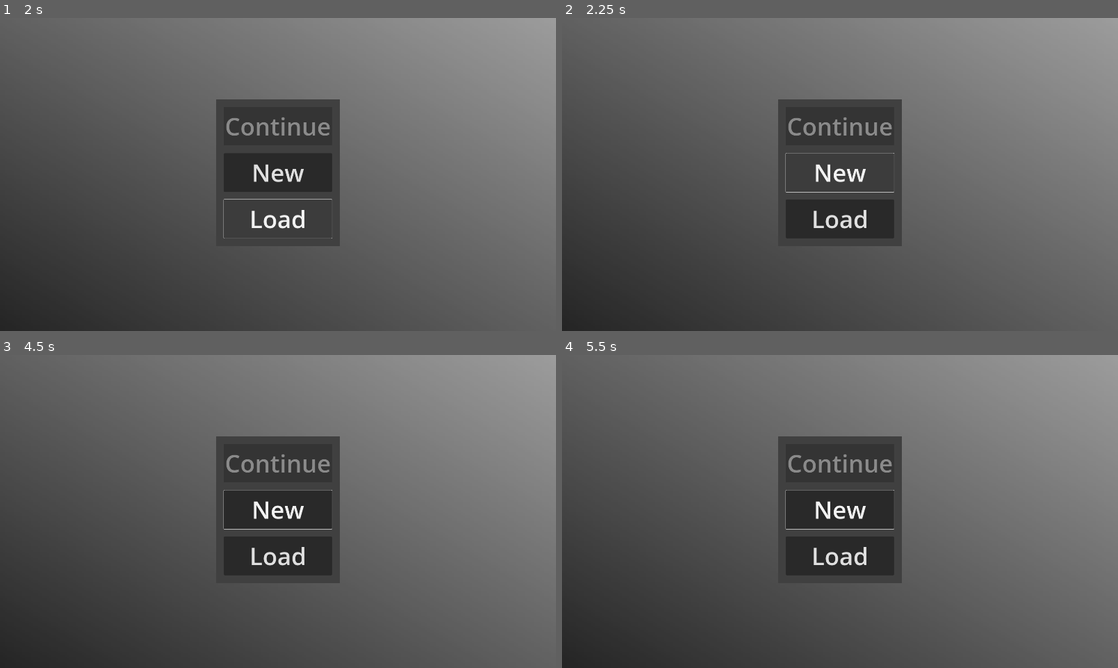
Above: before the commit, frames 1-4 (two rows, left to right).
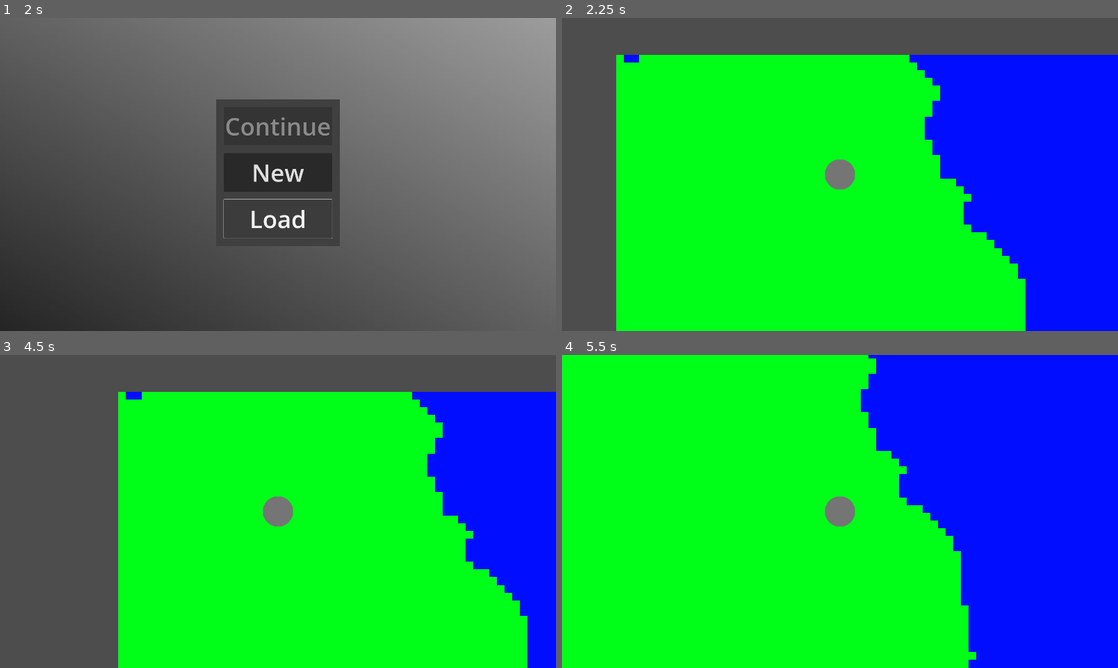
Above: after the commit, the same moments.

Repository: Hetkinsonn/apocalypse_survival
Game: Godot game, scene res://Media/Scenes/menu.tscn
Same seed, same stepped clock (60 frames per second), same inputs: the game is played once before the commit and once after it.
Inputs (mouse positions are in pixels of both pictures, inside the frame that each line leads up to):
- Up to frame 1 (2 s): click "Play" at 0.5 s; click "Load" at 1.25 s
- Up to frame 2 (2.25 s): click "New" at 2 s
- Up to frame 3 (4.5 s): click (278, 508) at 2.75 s, where only the run before the commit has a clickable "New"; click (278, 508) at 3.5 s, where only the run before the commit has a clickable "New"; tap Enter at 4.25 s; move the mouse to (400, 495) at 4.27 s; tap A (a, bound only after the commit) at 4.35 s
- Up to frame 4 (5.5 s): tap D (d, bound only after the commit) at 4.55, 5.1 s; tap Space at 5 s; move the mouse to (728, 527) at 5.02 s; tap S (s, bound only after the commit) at 5.3 s

Frame 1 is identical in both runs. In frame 2, 92% of the frame differs, in the area x 0-100%, y 0-100%; in frame 3, 83%; in frame 4, 100%.

Commit message:
alpha 09072024_2

Diff:
--- /dev/null
+++ b/Media/Scenes/game.tscn
@@ -0,0 +1,37 @@
+[gd_scene load_steps=8 format=3 uid="uid://dwpv4aj3858k"]
+
+[ext_resource type="Script" path="res://Media/Scripts/game.gd" id="1_icalk"]
+[ext_resource type="Texture2D" uid="uid://lcrowcucwhei" path="res://Media/Images/Ground1.png" id="2_edxjo"]
+[ext_resource type="PackedScene" uid="uid://coaubq1q60gij" path="res://Media/Scenes/player.tscn" id="3_mgxq4"]
+
+[sub_resource type="FastNoiseLite" id="FastNoiseLite_f3jjn"]
+
+[sub_resource type="NoiseTexture2D" id="NoiseTexture2D_lsrb5"]
+noise = SubResource("FastNoiseLite_f3jjn")
+
+[sub_resource type="TileSetAtlasSource" id="TileSetAtlasSource_k2m6a"]
+texture = ExtResource("2_edxjo")
+texture_region_size = Vector2i(1, 1)
+0:0/0 = 0
+0:1/0 = 0
+1:1/0 = 0
+1:0/0 = 0
+
+[sub_resource type="TileSet" id="TileSet_4joah"]
+tile_size = Vector2i(1, 1)
+sources/0 = SubResource("TileSetAtlasSource_k2m6a")
+
+[node name="Game" type="Node2D"]
+position = Vector2(-40, 56)
+script = ExtResource("1_icalk")
+seed = 100
+noisetex = SubResource("NoiseTexture2D_lsrb5")
+
+[node name="Ground" type="TileMap" parent="."]
+scale = Vector2(16, 16)
+tile_set = SubResource("TileSet_4joah")
+rendering_quadrant_size = 1
+format = 2
+
+[node name="Player" parent="." instance=ExtResource("3_mgxq4")]
+position = Vector2(464, 248)
--- a/Media/Scenes/menu.tscn
+++ b/Media/Scenes/menu.tscn
@@ -19,7 +19,6 @@
 script = ExtResource("1_d0p8l")
 
 [node name="Main_Menu" type="Control" parent="."]
-visible = false
 anchors_preset = 0
 offset_left = 448.0
 offset_top = 168.0
@@ -73,6 +72,7 @@
 "
 
 [node name="Play_Menu" type="Control" parent="."]
+visible = false
 anchors_preset = 0
 offset_left = 448.0
 offset_top = 168.0
@@ -170,3 +170,6 @@
 [connection signal="mouse_exited" from="Play_Menu/First_Area" to="." method="_on_first_area_mouse_exited"]
 [connection signal="mouse_entered" from="Play_Menu/Second_Area" to="." method="_on_second_area_mouse_entered"]
 [connection signal="mouse_exited" from="Play_Menu/Second_Area" to="." method="_on_second_area_mouse_exited"]
+[connection signal="pressed" from="Play_Menu/Continue" to="." method="_on_continue_pressed"]
+[connection signal="pressed" from="Play_Menu/New" to="." method="_on_new_pressed"]
+[connection signal="pressed" from="Play_Menu/Load" to="." method="_on_load_pressed"]
--- /dev/null
+++ b/Media/Scenes/player.tscn
@@ -0,0 +1,27 @@
+[gd_scene load_steps=5 format=3 uid="uid://coaubq1q60gij"]
+
+[ext_resource type="Script" path="res://Media/Scripts/player.gd" id="1_m86hr"]
+
+[sub_resource type="Gradient" id="Gradient_7mt7n"]
+interpolation_mode = 1
+colors = PackedColorArray(0.460995, 0.460995, 0.460995, 1, 0.462745, 0.462745, 0.462745, 0)
+
+[sub_resource type="GradientTexture2D" id="GradientTexture2D_i2lg7"]
+gradient = SubResource("Gradient_7mt7n")
+fill = 1
+fill_from = Vector2(0.5, 0.5)
+fill_to = Vector2(0.5, 0)
+metadata/_snap_enabled = true
+
+[sub_resource type="CircleShape2D" id="CircleShape2D_nnnjr"]
+
+[node name="Player" type="CharacterBody2D"]
+script = ExtResource("1_m86hr")
+
+[node name="Texture" type="Sprite2D" parent="."]
+texture = SubResource("GradientTexture2D_i2lg7")
+
+[node name="Collision" type="CollisionShape2D" parent="."]
+shape = SubResource("CircleShape2D_nnnjr")
+
+[node name="Camera" type="Camera2D" parent="."]
--- /dev/null
+++ b/Media/Scripts/game.gd
@@ -0,0 +1,25 @@
+extends Node2D
+
+@export_range(100,999) var seed : int
+@export var noisetex : NoiseTexture2D
+
+@onready var Ground = $Ground
+
+var height = 400
+var width = 400
+
+var noise
+
+func _ready():
+	noise = noisetex.noise
+	noise.seed = seed
+	for x in width:
+		for y in height:
+			var val = noise.get_noise_2d(x,y)
+			if val > 0:
+				Ground.set_cell(0,Vector2(x,y),0,Vector2i(0,1))
+			else:
+				Ground.set_cell(0,Vector2(x,y),0,Vector2i(0,0))
+
+func _process(delta):
+	pass
--- a/Media/Scripts/menu.gd
+++ b/Media/Scripts/menu.gd
@@ -1,4 +1,6 @@
 extends Control
+
+var game_scene = preload("res://Media/Scenes/game.tscn")
 
 var first_in = false
 var second_in = false
@@ -22,9 +24,19 @@
 func _on_settings_pressed():
 	pass # Replace with function body.
 
-
 func _on_quit_pressed():
 	get_tree().quit()
+
+func _on_continue_pressed():
+	pass # Replace with function body.
+
+func _on_new_pressed():
+	get_tree().change_scene_to_file("res://Media/Scenes/game.tscn")
+
+func _on_load_pressed():
+	pass # Replace with function body.
+
+#------------------------------#
 
 func _on_first_area_mouse_entered():
 	first_in = true
--- /dev/null
+++ b/Media/Scripts/player.gd
@@ -0,0 +1,14 @@
+extends CharacterBody2D
+
+var speed = 2000
+
+func _ready():
+	pass
+
+func _process(delta):
+	pass
+
+func _physics_process(delta):
+	var direction = Input.get_vector("a","d","w","s")
+	velocity = direction * speed
+	move_and_slide()
--- a/project.godot
+++ b/project.godot
@@ -11,8 +11,9 @@
 [application]
 
 config/name="Apocalypse Survival"
+config/version="alpha"
 run/main_scene="res://Media/Scenes/menu.tscn"
-config/features=PackedStringArray("4.0", "Forward Plus")
+config/features=PackedStringArray("4.2", "Forward Plus")
 config/icon="res://icon.svg"
 
 [display]
@@ -23,6 +24,26 @@
 
 lbm={
 "deadzone": 0.5,
-"events": [Object(InputEventMouseButton,"resource_local_to_s …(205 unchanged characters)… r2(0, 0),"factor":1.0,"button_index":1,"pressed":false,"double_click":false,"script":null)
+"events": [Object(InputEventMouseButton,"resource_local_to_s …(205 unchanged characters)… r2(0, 0),"factor":1.0,"button_index":1,"canceled":false,"pressed":false,"double_click":false,"script":null)
 ]
 }
+w={
+"deadzone": 0.5,
+"events": [Object(InputEventKey,"resource_local_to_scene":false,"resource_name":"","device":-1,"window_id":0,"alt_pressed":false,"shift_pressed":false,"ctrl_pressed":false,"meta_pressed":false,"pressed":false,"keycode":0,"physical_keycode":87,"key_label":0,"unicode":119,"echo":false,"script":null)
+]
+}
+a={
+"deadzone": 0.5,
+"events": [Object(InputEventKey,"resource_local_to_scene":false,"resource_name":"","device":-1,"window_id":0,"alt_pressed":false,"shift_pressed":false,"ctrl_pressed":false,"meta_pressed":false,"pressed":false,"keycode":0,"physical_keycode":65,"key_label":0,"unicode":97,"echo":false,"script":null)
+]
+}
+s={
+"deadzone": 0.5,
+"events": [Object(InputEventKey,"resource_local_to_scene":false,"resource_name":"","device":-1,"window_id":0,"alt_pressed":false,"shift_pressed":false,"ctrl_pressed":false,"meta_pressed":false,"pressed":false,"keycode":0,"physical_keycode":83,"key_label":0,"unicode":115,"echo":false,"script":null)
+]
+}
+d={
+"deadzone": 0.5,
+"events": [Object(InputEventKey,"resource_local_to_scene":false,"resource_name":"","device":-1,"window_id":0,"alt_pressed":false,"shift_pressed":false,"ctrl_pressed":false,"meta_pressed":false,"pressed":false,"keycode":0,"physical_keycode":68,"key_label":0,"unicode":100,"echo":false,"script":null)
+]
+}
Binary file added: Media/Images/Ground1.png
Not shown, added: Media/Images/Ground1.png.import
Not shown, added: README.md
